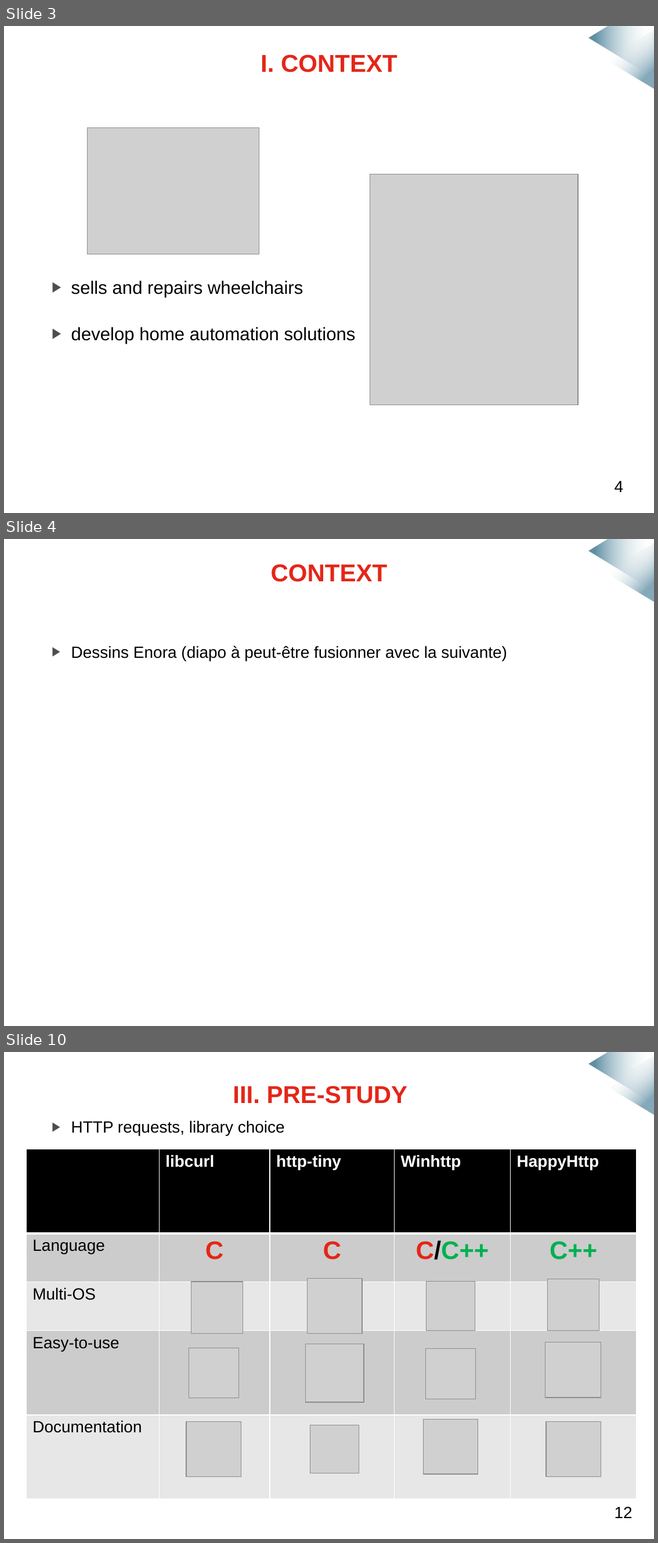
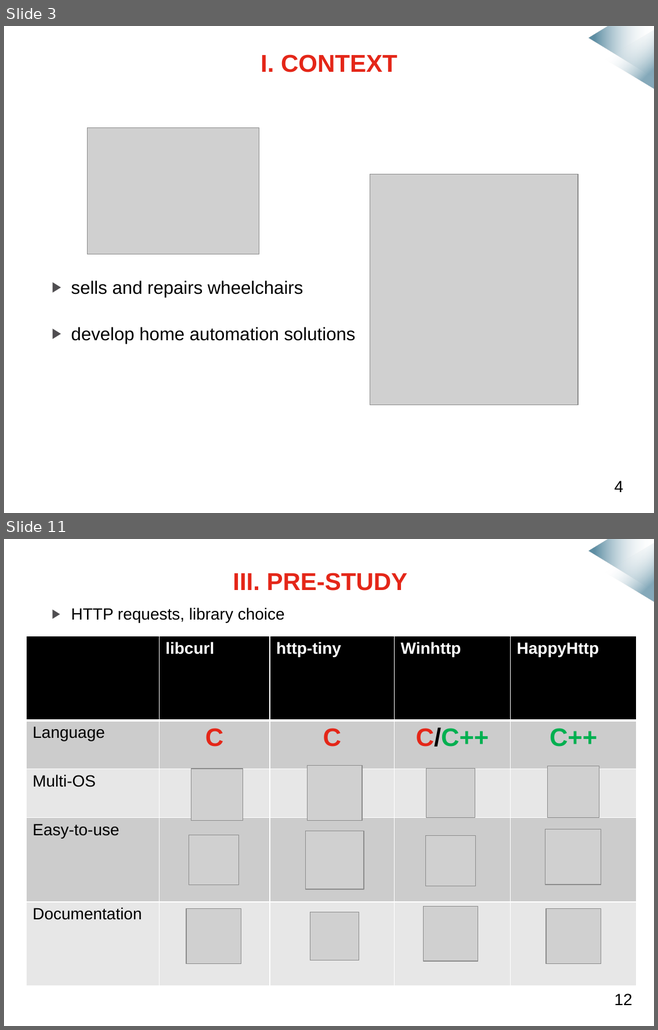
Before and after one commit to mmeven/EP_Domotique_Tablette, a slide deck: Rendu/Diapo_prototype_janvier.pptx. Shown one above the other, each under a label of ours: slides 3, 4 and 10 before the commit, slides 3 and 11 after it; the slides between them are not shown. The pictures are 658x1543 and 658x1030 pixels, drawn with LibreOffice and Linux fonts; fonts in the diff are those of the drawing; grey boxes stand for pictures; background and template pictures are left out. Boxes give left, top, right and bottom in pixels: in the first picture for what was removed or moved away, otherwise in the second. Text is boxed around its words. In the diff, an @@ line names an element or a change of style, - is before the commit and + after.

Commit message:
Diapo après présentation A FINIR

```diff
--- a/Rendu/Diapo_prototype_janvier.pptx
+++ b/Rendu/Diapo_prototype_janvier.pptx
@@ slide 4 removed at bbox=[4, 539, 654, 1026], background #FFFFFF; not listed: 2 template elements that a slide beside it also shows @@
@@ title removed at bbox=[271, 564, 387, 582] @@
-CONTEXT
@@ text removed at bbox=[71, 646, 507, 661] @@
-▶ Dessins Enora (diapo à peut-être fusionner avec la suivante)
@@ what was slide 10 is now slide 11 @@
```
Also in this commit, not shown: 10 slides changed, 4 slides added, 2 other slides removed.
